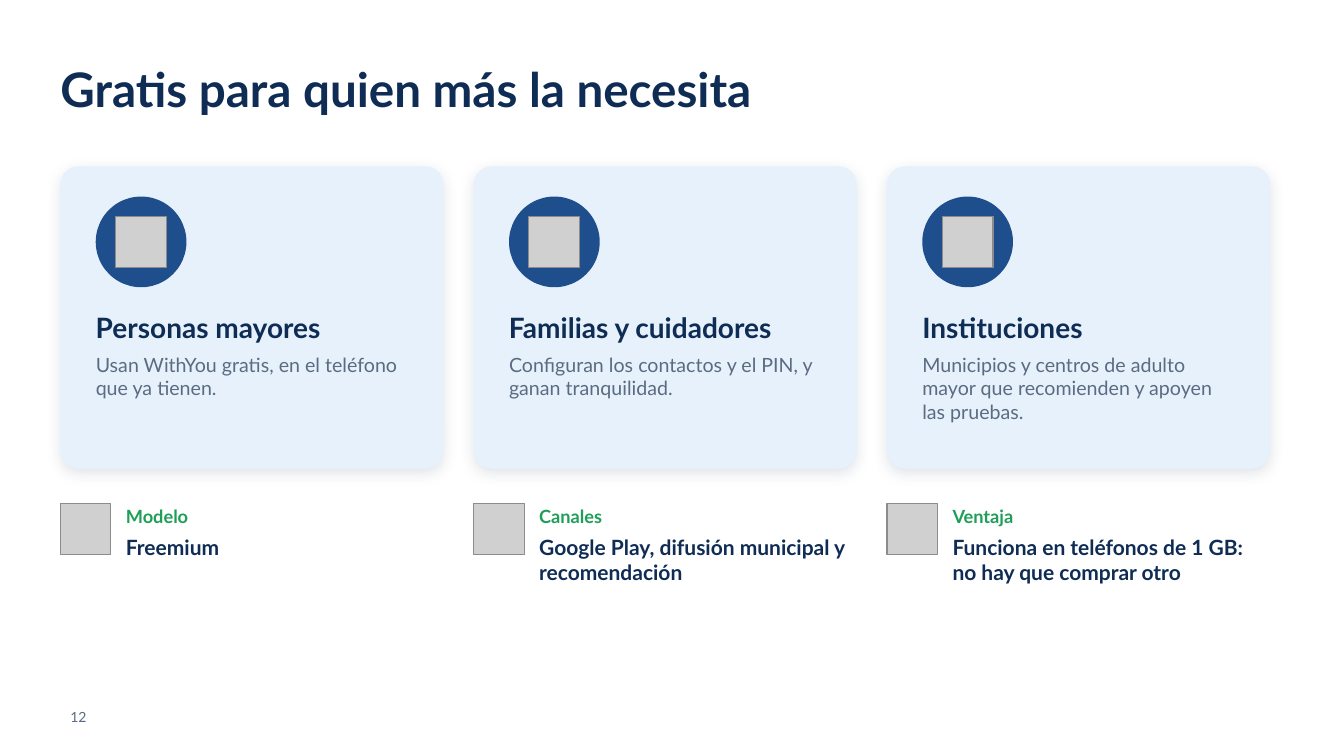
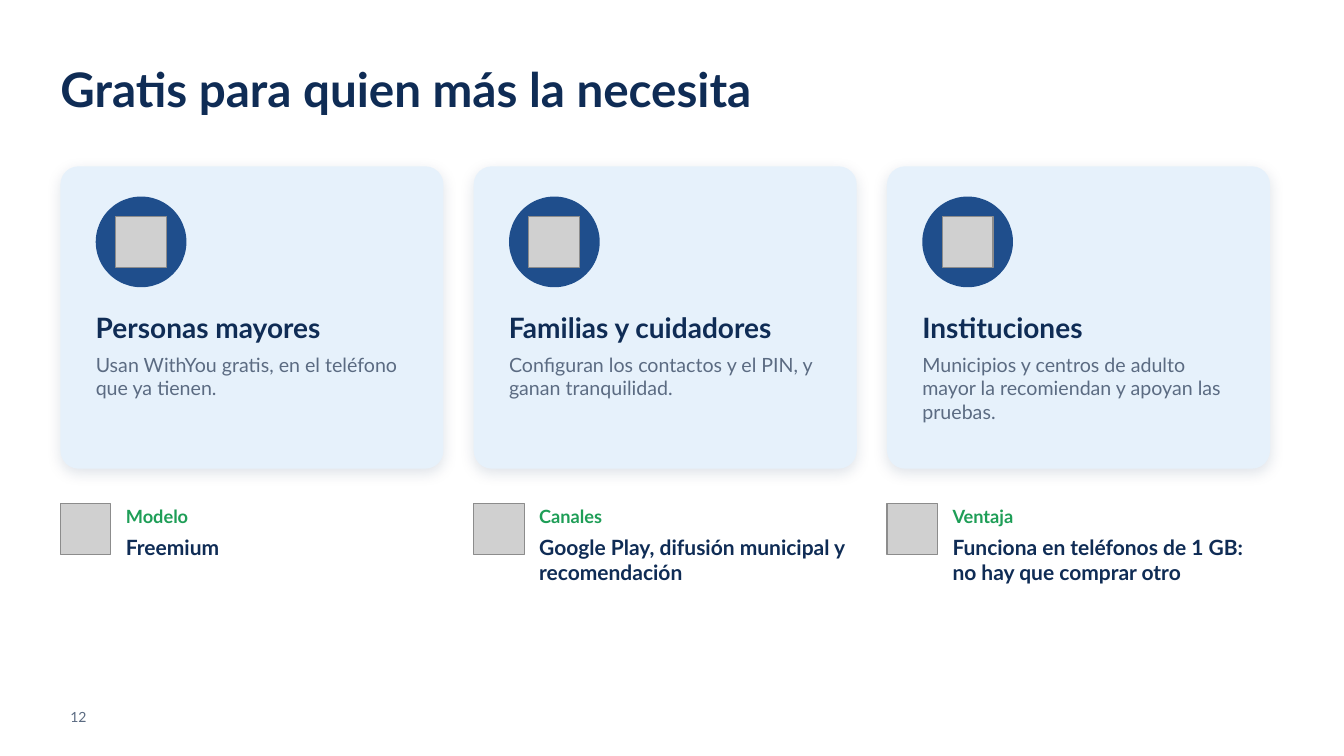
Before and after one commit to migxel23cl/WithYou, a slide deck: slide 12 of Antonio Varas_AldoMartinez_802°D_Grupo 6/Fase 3/Evidencias Grupales/Presentación Final del proyecto (Español).pptx. Drawn at 1344x756 pixels with LibreOffice and Linux fonts; fonts in the diff are those of the drawing; grey boxes stand for pictures; background and template pictures are left out. Boxes give left, top, right and bottom in pixels: in the first picture for what was removed or moved away, otherwise in the second. Text is boxed around its words. In the diff, an @@ line names an element or a change of style, - is before the commit and + after.

```diff
--- a/Antonio Varas_AldoMartinez_802°D_Grupo 6/Fase 3/Evidencias Grupales/Presentación Final del proyecto (Español).pptx
+++ b/Antonio Varas_AldoMartinez_802°D_Grupo 6/Fase 3/Evidencias Grupales/Presentación Final del proyecto (Español).pptx
@@ text at bbox=[922, 357, 1221, 423]: text changed @@
-Municipios y centros de adulto mayor que recomienden y apoyen las pruebas.
+Municipios y centros de adulto mayor la recomiendan y apoyan las pruebas.
```
Also in this commit, not shown: 4 other slides changed, 1 slide added, 1 slide removed.
